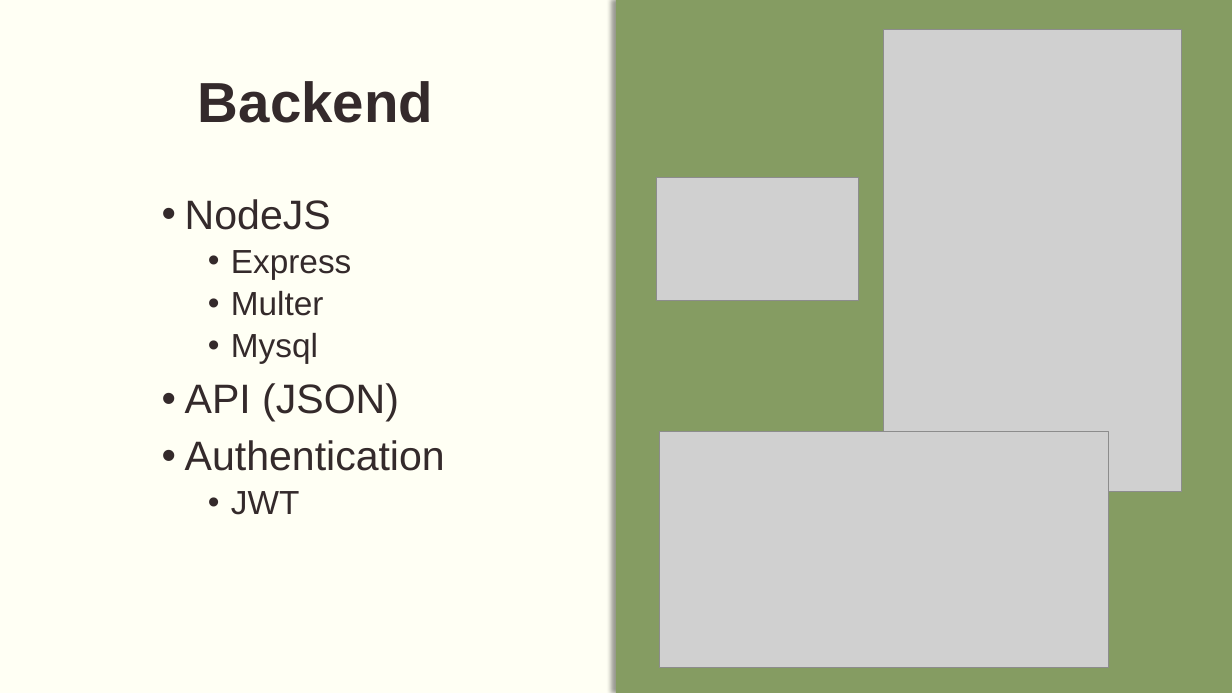
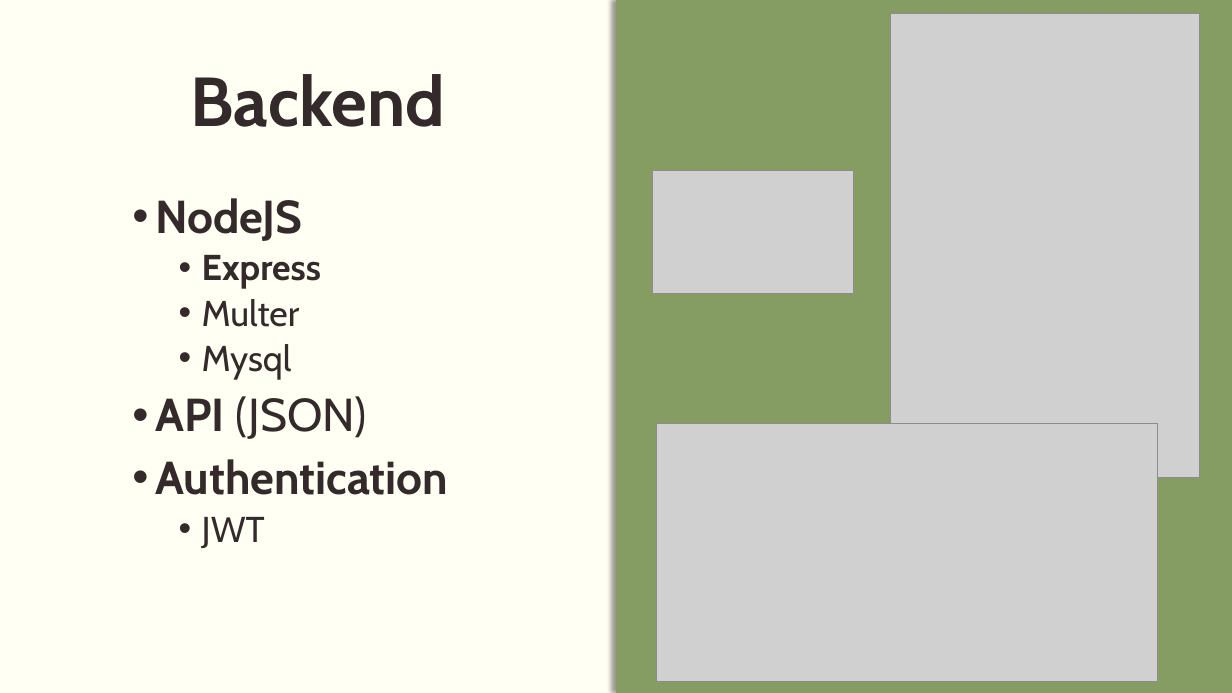
Before and after one commit to momikadragoner/Vizsgaremek, a slide deck: slide 5 of PPT/Agora(2).pptx. Drawn at 1232x693 pixels with LibreOffice and Linux fonts; fonts in the diff are those of the drawing; grey boxes stand for pictures. Boxes give left, top, right and bottom in pixels: in the first picture for what was removed or moved away, otherwise in the second. Text is boxed around its words. In the diff, an @@ line names an element or a change of style, - is before the commit and + after.

```diff
--- a/PPT/Agora(2).pptx
+++ b/PPT/Agora(2).pptx
@@ picture: place and size @@
-picture at <box>884,30,1182,492</box>
+picture at <box>891,14,1200,478</box>
@@ title "Backend" at <box>190,74,445,127</box>: size 44 to 54 pt, font Arial to Cabin @@
@@ picture: place and size @@
-picture at <box>657,177,859,300</box>
+picture at <box>653,171,854,294</box>
@@ text "NodeJS": place and size @@
-text "NodeJS" at <box>185,199,445,515</box>
+text "NodeJS" at <box>156,198,449,548</box>
@@ text "NodeJS" at <box>156,198,449,548</box>: size 32 to 36 pt in "NodeJS", "API (JSON)", "Authentication"; font Arial to Cabin; bold on in "NodeJS", "Express", "API", "Authentication"; size 26 to 28 pt in "Express", "Multer", "Mysql", "JWT" @@
@@ picture: place and size @@
-picture at <box>659,432,1109,667</box>
+picture at <box>657,423,1158,681</box>
```
Also in this commit, not shown: 9 other slides changed, 42 other files.
